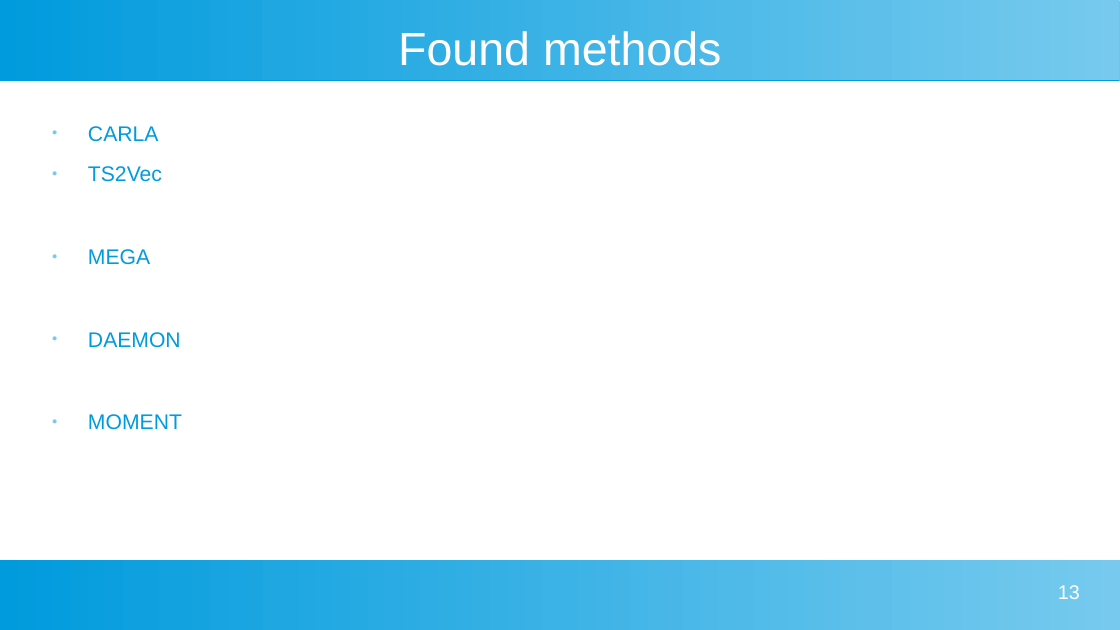
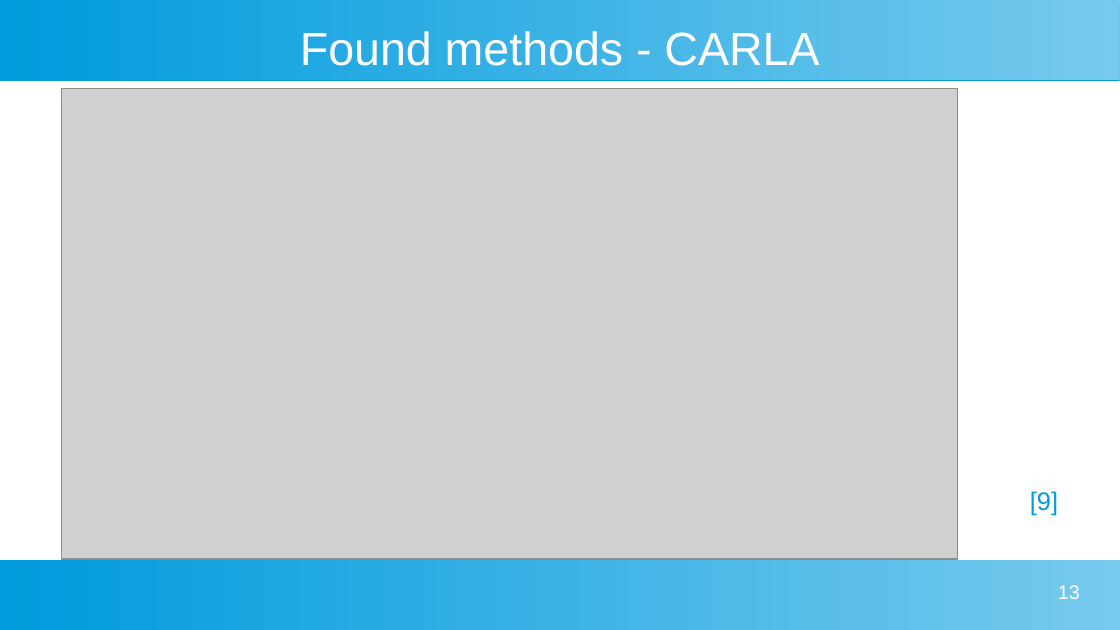
Before and after one commit to johanneshoelker/Smart-Systems-Paper, a slide deck: slide 13 of Presentation/Kolloq.odp. Drawn at 1120x630 pixels with LibreOffice and Linux fonts; fonts in the diff are those of the drawing; grey boxes stand for pictures. Boxes give left, top, right and bottom in pixels: in the first picture for what was removed or moved away, otherwise in the second. Text is boxed around its words. In the diff, an @@ line names an element or a change of style, - is before the commit and + after.

```diff
--- a/Presentation/Kolloq.odp
+++ b/Presentation/Kolloq.odp
@@ title at [300,31,819,66]: text changed @@
-Found methods
+Found methods - CARLA
@@ picture added at [62,88,957,559] @@
@@ text removed at [88,126,182,430] @@
-● CARLA
-● TS2Vec
-● MEGA
-● DAEMON
-● MOMENT
@@ text added at [1030,491,1058,515], 18 pt, text #009BDD @@
+[9]
```
Also in this commit, not shown: 4 other slides changed, 1 slide added, 5 other files.
